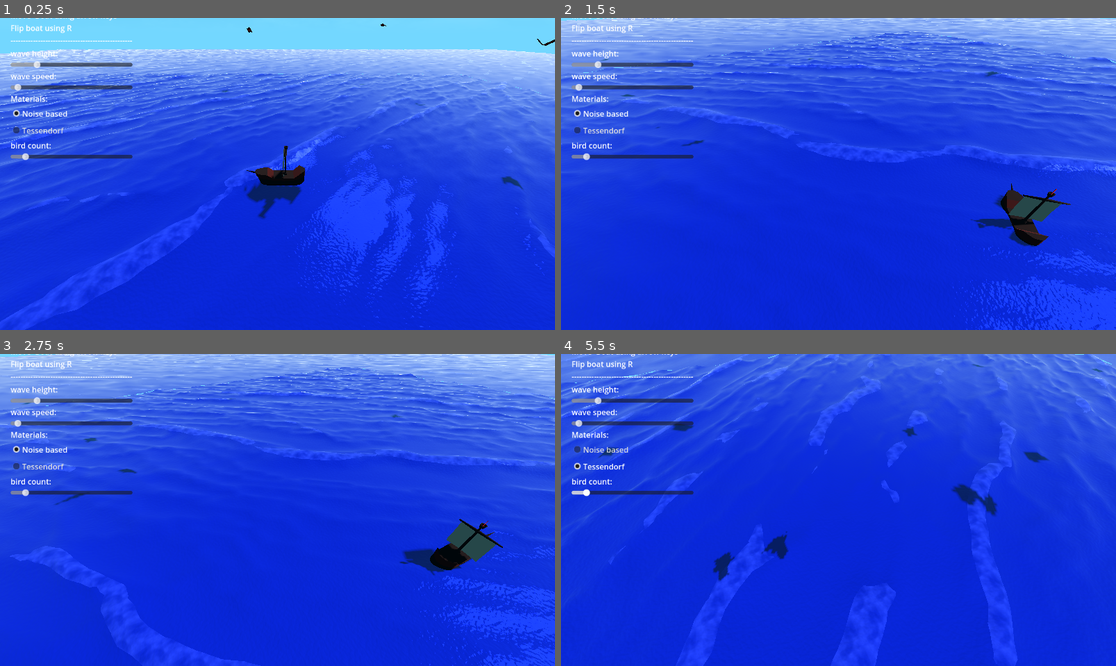
Above: before the commit, frames 1-4 (two rows, left to right).
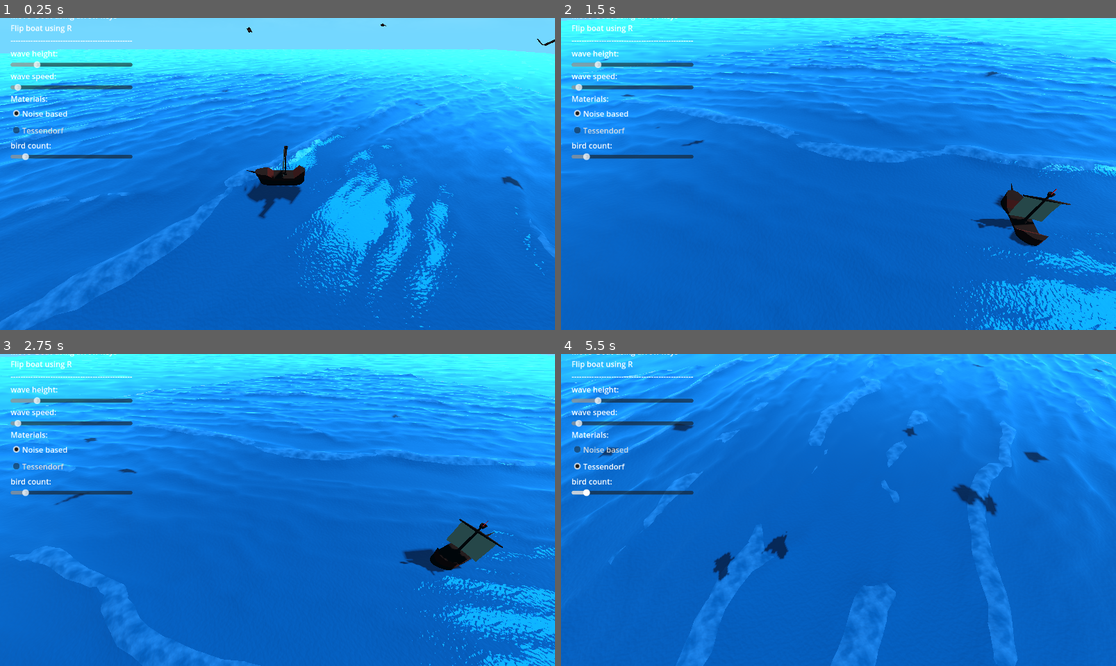
Above: after the commit, the same moments.

Repository: D0V4HKIIN/cs-341-computer-graphics-project
Game: Godot game, scene res://Main.tscn
Two runs of this game, one before a commit and one after it. Both use one fixed random seed, a clock stepped at 60 frames per second and the inputs below.
Inputs (mouse positions are in pixels of both pictures, inside the frame that each line leads up to):
- Up to frame 1 (0.25 s): no input
- Up to frame 2 (1.5 s): move the mouse to (960, 158) at 0.52 s; press the mouse at (960, 158) at 0.53 s; hold Right (boat_right) 0.53-1.28 s; move the mouse to (727, 189) at 1.27 s; release the mouse at (727, 189) at 1.28 s; hold Down (boat_back) from 1.28 s (still down); click (727, 189) at 1.35 s
- Up to frame 3 (2.75 s): move the mouse to (333, 441) at 2.02 s; release Down (boat_back) at 2.03 s; press the mouse at (333, 441) at 2.03 s; hold Right (boat_right) from 2.03 s (still down)
- Up to frame 4 (5.5 s): move the mouse to (810, 572) at 2.77 s; release Right (boat_right) at 2.78 s; release the mouse at (810, 572) at 2.78 s; hold Up (boat_forward) 2.78-3.53 s; click (810, 572) at 2.85 s; move the mouse to (1005, 556) at 3.52 s; press the mouse at (1005, 556) at 3.53 s; hold Left (boat_left) 3.53-5.03 s; move the mouse to (672, 463) at 4.27 s; release the mouse at (672, 463) at 4.28 s; click (672, 463) at 4.35 s; move the mouse to (866, 510) at 5.02 s; press the mouse at (866, 510) at 5.03 s; hold Down (boat_back) from 5.03 s (still down)

The runs differ from the first frame. In frame 1, 88% of the frame differs, in the area x 0-100%, y 3-100%; in frame 2, 98%; in frame 3, 98%; in frame 4, 98%, in the area x 0-100%, y 0-100%.

Commit message:
better colors

Diff:
--- a/seas-341_captain_hooks_black_pearl/Birds/birds.tscn
+++ b/seas-341_captain_hooks_black_pearl/Birds/birds.tscn
@@ -8,7 +8,7 @@
 [sub_resource type="ShaderMaterial" id="ShaderMaterial_0ikiy"]
 render_priority = 0
 shader = ExtResource("1_cf336")
-shader_parameter/color1 = Color(0.878431, 0.419608, 0.25098, 1)
+shader_parameter/color1 = Color(0.858824, 0.764706, 0.74902, 1)
 shader_parameter/displ_amnt = 0.8
 shader_parameter/displ_speed = 20.0
 shader_parameter/time_scale = 1.0
--- a/seas-341_captain_hooks_black_pearl/Main.tscn
+++ b/seas-341_captain_hooks_black_pearl/Main.tscn
@@ -64,3 +64,7 @@
 
 [node name="rotating_camera" type="Camera3D" parent="."]
 script = ExtResource("8_h4a2x")
+
+[node name="ReflectionProbe" type="ReflectionProbe" parent="."]
+visible = false
+size = Vector3(1000, 20, 1000)
--- a/seas-341_captain_hooks_black_pearl/rotating_camera.gd
+++ b/seas-341_captain_hooks_black_pearl/rotating_camera.gd
@@ -14,7 +14,7 @@
  pass;
 
 # Called every frame. 'delta' is the elapsed time since the previous frame.
-func _process(delta):
+func _process(_delta):
  #var target_dir = (target.position - self.position).normalized()
  rotateAround(target, self)
  look_at(target.position)
--- a/seas-341_captain_hooks_black_pearl/water_noise_based_material.tres
+++ b/seas-341_captain_hooks_black_pearl/water_noise_based_material.tres
@@ -15,14 +15,14 @@
 render_priority = 0
 shader = ExtResource("1_whmqm")
 shader_parameter/water_displacement = Vector2(0, 0)
-shader_parameter/cpu_time = 201.833
+shader_parameter/cpu_time = 39.4969
 shader_parameter/height_scale = 2.0
 shader_parameter/noise_frequency = 0.05
 shader_parameter/wave_speed = 0.05
 shader_parameter/foam_height = 0.5
 shader_parameter/foam_weight = 0.1
 shader_parameter/max_seam_compensation = 500.0
-shader_parameter/color1 = Color(0.0392157, 0.0627451, 0.431373, 1)
-shader_parameter/color2 = Color(0.517647, 0.313726, 0.180392, 1)
+shader_parameter/color1 = Color(0.0196078, 0.219608, 0.380392, 1)
+shader_parameter/color2 = Color(0.121569, 0.517647, 0.831373, 1)
 shader_parameter/noise = ExtResource("2_1yapn")
 shader_parameter/normalmap = SubResource("NoiseTexture2D_dktfb")
